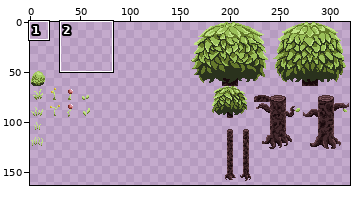
One commit to this sprite sheet: Artwork/TileSets/TileMaps/Flora.png. The picture above shows the old version from afar; the outline marks the close-up.
Close-up. Earlier state:
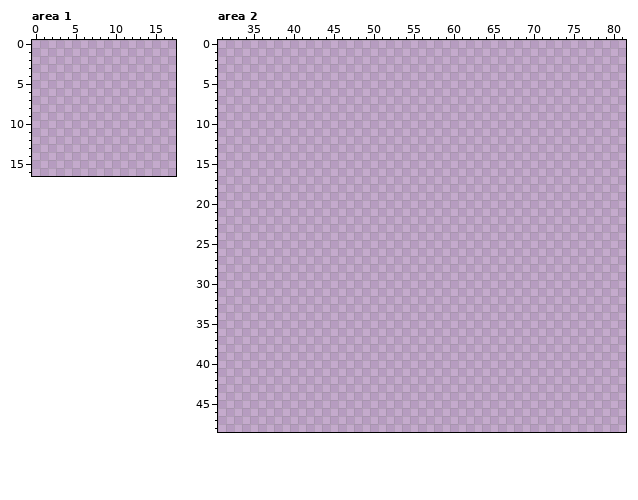
The file is 320x320 pixels. Shown: area 1: x 0..17, y 0..16; area 2: x 31..81, y 0..48. The wide view leaves out empty margins. The commit also changed other parts of the picture, which this record leaves out.
Palette (. is transparent): 
Pixels before, area 2 (only the part around the change), first column x 31:
 0 ...................................................
 1 ...................................................
 2 ...................................................
 3 ...................................................
 4 ...................................................
 5 ...................................................
 6 ...................................................
 7 ...................................................
 8 ...................................................
 9 ...................................................
10 ...................................................
11 ...................................................
12 ...................................................
13 ...................................................
14 ...................................................
15 ...................................................
16 ...................................................
17 ...................................................
18 ...................................................
19 ...................................................
20 ...................................................
21 ...................................................
22 ...................................................
23 ...................................................
24 ...................................................
25 ...................................................
26 ...................................................
27 ...................................................
28 ...................................................
29 ...................................................
30 ...................................................
31 ...................................................
32 ...................................................
33 ...................................................
34 ...................................................
35 ...................................................
36 ...................................................
37 ...................................................
38 ...................................................
39 ...................................................
40 ...................................................
41 ...................................................
42 ...................................................
43 ...................................................
44 ...................................................
45 ...................................................
46 ...................................................
47 ...................................................
48 ...................................................
Now the later version:
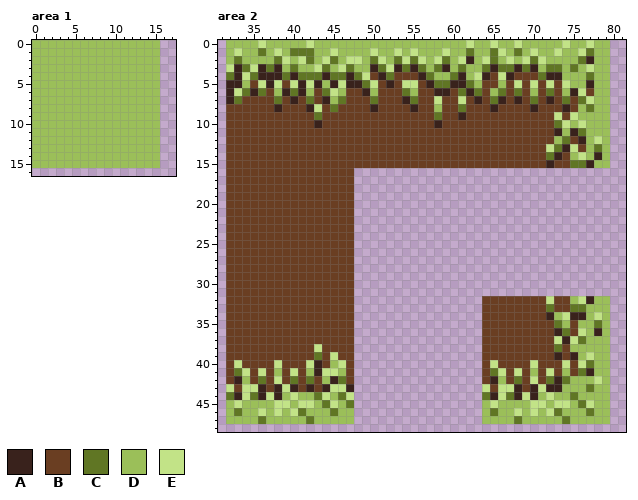
Colours new in this view: A #39221c  B #6a3e22  C #607624  D #9bbf59  E #c2e387
Changes in this commit:
Changed rows in their new state; - is an unchanged pixel.
Area 1:
first column x 0:
 0 DDDDDDDDDDDDDDDD
 1 DDDDDDDDDDDDDDDD
 2 DDDDDDDDDDDDDDDD
 3 DDDDDDDDDDDDDDDD
 4 DDDDDDDDDDDDDDDD
 5 DDDDDDDDDDDDDDDD
 6 DDDDDDDDDDDDDDDD
 7 DDDDDDDDDDDDDDDD
 8 DDDDDDDDDDDDDDDD
 9 DDDDDDDDDDDDDDDD
10 DDDDDDDDDDDDDDDD
11 DDDDDDDDDDDDDDDD
12 DDDDDDDDDDDDDDDD
13 DDDDDDDDDDDDDDDD
14 DDDDDDDDDDDDDDDD
15 DDDDDDDDDDDDDDDD
Area 2:
first column x 32:
 0 DDDDEDDDDDEDDDDDDDDDDDDDDDDDDDEDDEDDEDDDDDEDDEDD
 1 DEDDCDEDCCCDDEDDDDEDDEDEDDDEDDCDDCEDCDEDDEDDECDD
 2 DCDDDDCEDECDECDEEDCEDCECEDECDEADECDEDECEDDDDCADD
 3 EACEACADCDDECDECDDACEACACDCADCDDCACCACADCCDCDEDD
 4 CAECAAACACCCACCACEBACBBBACDDCADEABEABBBCAADDDCDD
 5 AADBEAEBEAEADAEAACEBABEEBACCAACDBBDBEBEBEBEDDADD
 6 AECACBDACADBCEDBBADBBBCDBBAABCACBDCBCBDBCBDAEBDD
 7 ACBBBBCBABCBADCBBBCBBBACBBEBBEBABCABABCBABCBCEDD
 8 BBBBBBABBBAEBCBBBBABBBBABBDBBCBBBABBBBABBBABDCDD
 9 BBBBBBBBBBBCBBBBBBBBBBBBBBCBBABBBBBBBBBBBEBEDDDD
10 BBBBBBBBBBBABBBBBBBBBBBBBBABBBBBBBBBBBBBBCEDEDDD
11 BBBBBBBBBBBBBBBBBBBBBBBBBBBBBBBBBBBBBBBBBADACDDD
12 BBBBBBBBBBBBBBBBBBBBBBBBBBBBBBBBBBBBBBBBBDCBADED
13 BBBBBBBBBBBBBBBBBBBBBBBBBBBBBBBBBBBBBBBBECAEBDCD
14 BBBBBBBBBBBBBBBBBBBBBBBBBBBBBBBBBBBBBBBBCABDEDAD
15 BBBBBBBBBBBBBBBBBBBBBBBBBBBBBBBBBBBBBBBBABBCCADD
16 BBBBBBBBBBBBBBBB--------------------------------
17 BBBBBBBBBBBBBBBB--------------------------------
18 BBBBBBBBBBBBBBBB--------------------------------
19 BBBBBBBBBBBBBBBB--------------------------------
20 BBBBBBBBBBBBBBBB--------------------------------
21 BBBBBBBBBBBBBBBB--------------------------------
22 BBBBBBBBBBBBBBBB--------------------------------
23 BBBBBBBBBBBBBBBB--------------------------------
24 BBBBBBBBBBBBBBBB--------------------------------
25 BBBBBBBBBBBBBBBB--------------------------------
26 BBBBBBBBBBBBBBBB--------------------------------
27 BBBBBBBBBBBBBBBB--------------------------------
28 BBBBBBBBBBBBBBBB--------------------------------
29 BBBBBBBBBBBBBBBB--------------------------------
30 BBBBBBBBBBBBBBBB--------------------------------
31 BBBBBBBBBBBBBBBB--------------------------------
32 BBBBBBBBBBBBBBBB----------------BBBBBBBBEBBDEADD
33 BBBBBBBBBBBBBBBB----------------BBBBBBBBCBBCCDDD
34 BBBBBBBBBBBBBBBB----------------BBBBBBBBADEAADED
35 BBBBBBBBBBBBBBBB----------------BBBBBBBBBCDBDDCD
36 BBBBBBBBBBBBBBBB----------------BBBBBBBBBACBEDAD
37 BBBBBBBBBBBBBBBB----------------BBBBBBBBBEAECDDD
38 BBBBBBBBBBBEBBBB----------------BBBBBBBBBCBDDDDD
39 BBBBBBBBBBBCBEBB----------------BBBBBBBBBABADEDD
40 BEBBBBEBBBEABDEB----------------BEBBBBEBBBEBECDD
41 BCEBEBDBEBDAEEDB----------------BCEBEBDBEBDBCADD
42 BADBCBEBCBCBDACB----------------BADBCBEBCACDDDED
43 EBEEABAEABABAEEA----------------EBEEABAEAADDDCDD
44 CAECAEADEDDCEDCE----------------CAECAEADEDDCDDDD
45 DEDDDDEEDEEDCEDC----------------DEDDDDEEDEEDCEDD
46 DCDDEDEDECDDDCDD----------------DCDDEDEDECDDDCDD
47 DDDDCDDDDDCDDDDD----------------DDDDCDDDDDCDDDDD
Pixel boxes of the changes (left, top, right, bottom) in both close-ups:
added: (32, 40, 160, 168)
added: (226, 40, 610, 424)
